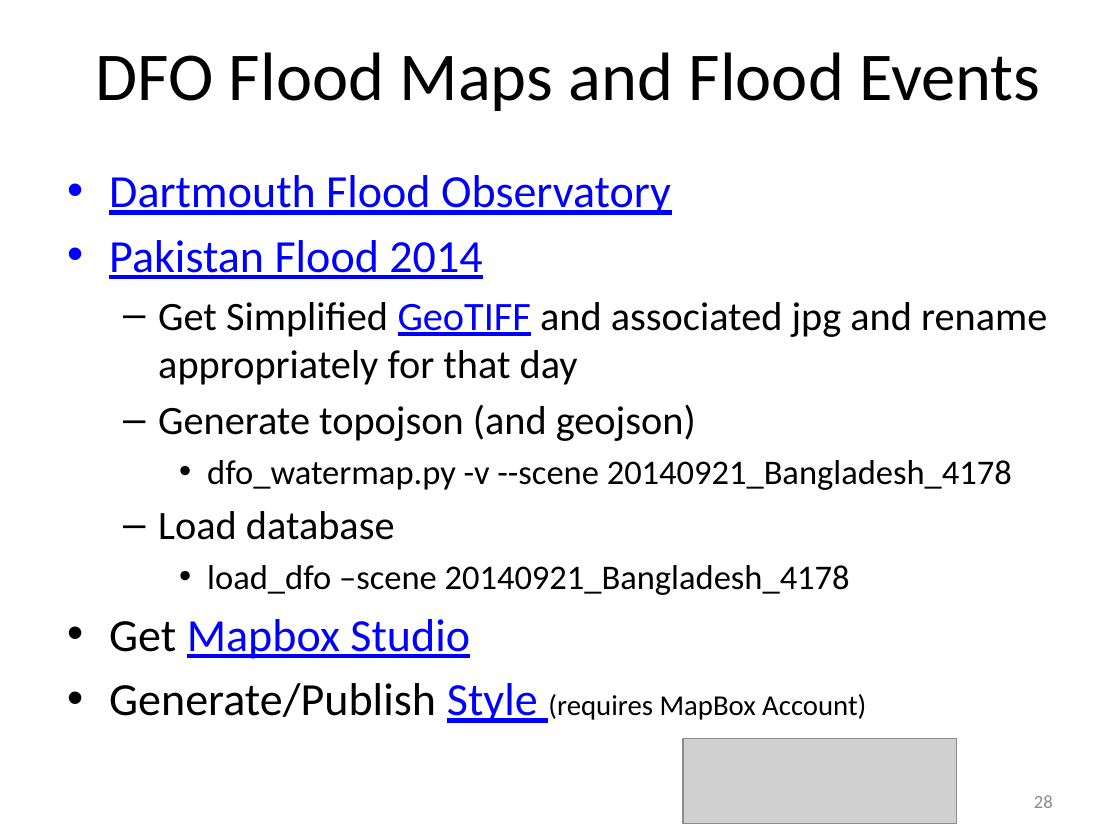
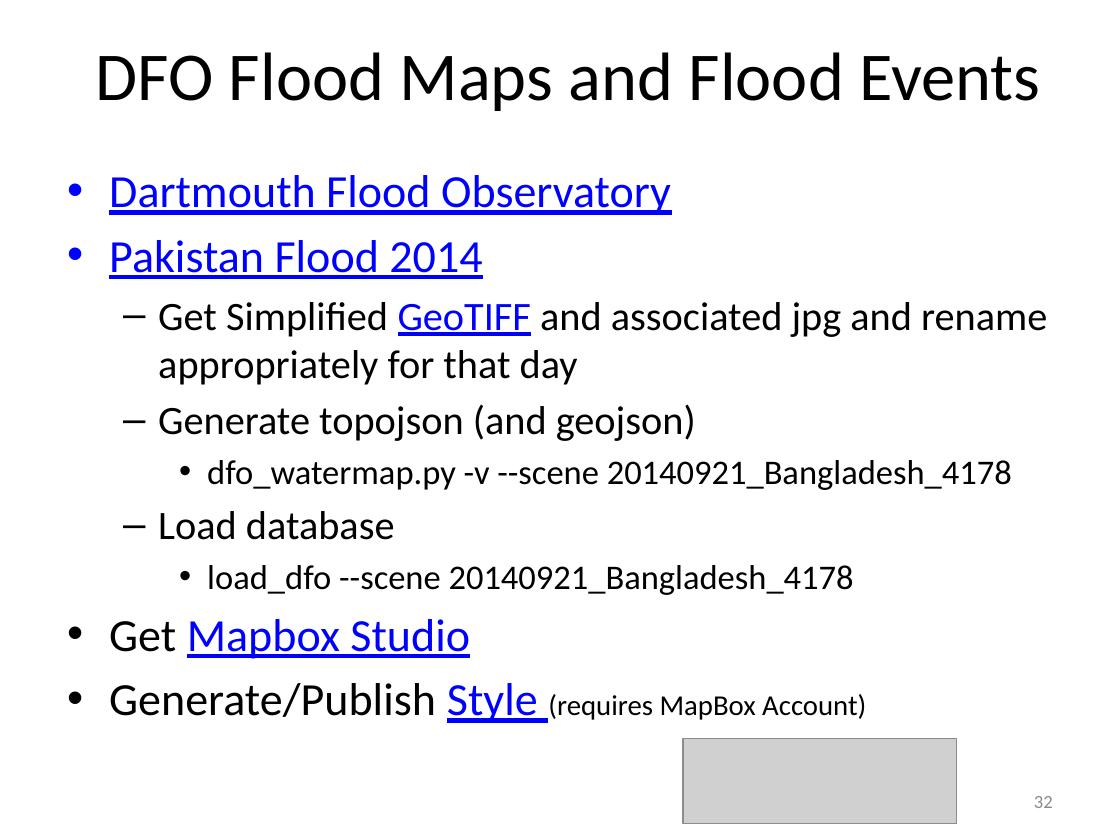
Before and after one commit to vightel/FloodMapsWorkshop, a slide deck: slide 32 of FloodMappingWorkshop.pptx (slide 28 before the commit). Drawn at 1120x840 pixels with LibreOffice and Linux fonts; fonts in the diff are those of the drawing; grey boxes stand for pictures. Boxes give left, top, right and bottom in pixels: in the first picture for what was removed or moved away, otherwise in the second. Text is boxed around its words. In the diff, an @@ line names an element or a change of style, - is before the commit and + after.

```diff
--- a/FloodMappingWorkshop.pptx
+++ b/FloodMappingWorkshop.pptx
@@ text at box(207, 565, 854, 595): text changed @@
-    • load_dfo –scene 20140921_Bangladesh_4178
+    • load_dfo --scene 20140921_Bangladesh_4178
@@ page number at box(1034, 796, 1053, 808): text changed @@
-28
+32
```
Also in this commit, not shown: 11 other slides changed, 5 slides added, 9 other files.
